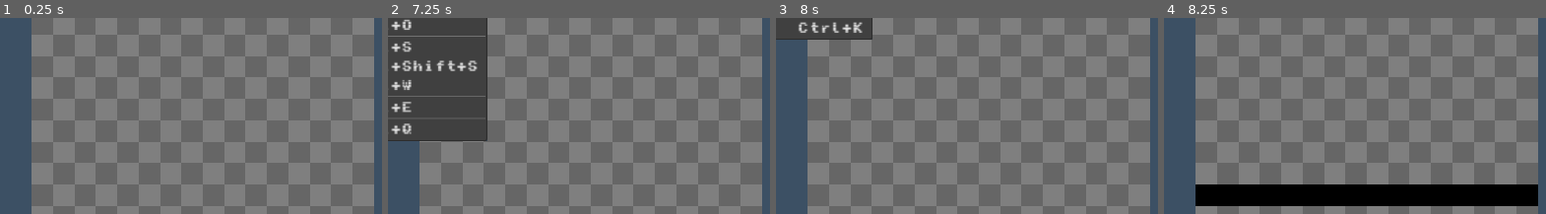
Above: before the commit, frames 1-4 (left to right).
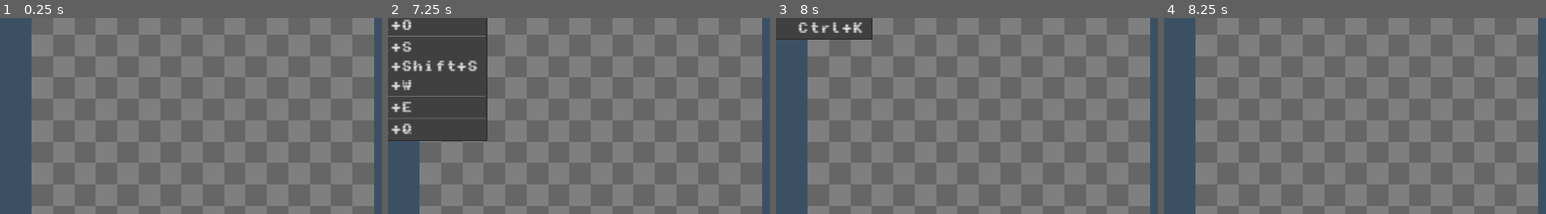
Above: after the commit, the same moments.

Repository: MaeschDEV/pix-mix
Game: Godot game, scene res://scenes/paint_window.tscn
Two runs of this game, one before a commit and one after it. Both use one fixed random seed, a clock stepped at 60 frames per second and the inputs below.
Inputs (mouse positions are % of the whole screen's width and height, from its top left):
- Up to frame 1 (0.25 s): no input
- Up to frame 2 (7.25 s): click (6, 18) at 0.5 s; click (6, 27) at 1.25 s; click (6, 36) at 2 s; click (6, 45) at 2.75 s; click (6, 54) at 3.5 s; click (6, 63) at 4.25 s; click "Swatches" at 5 s; click "Recent Colors" at 5.75 s; click "File" at 6.5 s
- Up to frame 3 (8 s): click "Edit" at 7.25 s
- Up to frame 4 (8.25 s): click (87, 57) at 8 s
The pictures show only the part of the screen within x 25-75%, y 13-62%; the shares and areas given below are measured in that part.

Frames 1-3 are identical in both runs. In frame 4, 9.9% of the frame differs, in the area x 8-98%, y 84-96%.

Commit message:
Added New File System

Diff:
--- a/scenes/Top Bar.tscn
+++ b/scenes/Top Bar.tscn
@@ -25,3 +25,77 @@
 [node name="Edit" type="MenuButton" parent="HBoxContainer"]
 layout_mode = 2
 text = "Edit "
+
+[node name="New Image" type="AcceptDialog" parent="."]
+title = "New Image"
+initial_position = 1
+size = Vector2i(250, 500)
+
+[node name="VBoxContainer" type="VBoxContainer" parent="New Image"]
+anchors_preset = 15
+anchor_right = 1.0
+anchor_bottom = 1.0
+offset_left = 8.0
+offset_top = 8.0
+offset_right = -8.0
+offset_bottom = -48.0
+grow_horizontal = 2
+grow_vertical = 2
+
+[node name="Label" type="Label" parent="New Image/VBoxContainer"]
+custom_minimum_size = Vector2(0, 30)
+layout_mode = 2
+text = "Size:"
+
+[node name="HBoxContainer" type="HBoxContainer" parent="New Image/VBoxContainer"]
+custom_minimum_size = Vector2(0, 30)
+layout_mode = 2
+
+[node name="Label" type="Label" parent="New Image/VBoxContainer/HBoxContainer"]
+layout_mode = 2
+text = "Width:"
+
+[node name="SpinBox" type="SpinBox" parent="New Image/VBoxContainer/HBoxContainer"]
+layout_mode = 2
+size_flags_horizontal = 3
+min_value = 1.0
+max_value = 256.0
+value = 16.0
+suffix = "px"
+
+[node name="HBoxContainer2" type="HBoxContainer" parent="New Image/VBoxContainer"]
+custom_minimum_size = Vector2(0, 30)
+layout_mode = 2
+
+[node name="Label" type="Label" parent="New Image/VBoxContainer/HBoxContainer2"]
+layout_mode = 2
+text = "Height:"
+
+[node name="SpinBox" type="SpinBox" parent="New Image/VBoxContainer/HBoxContainer2"]
+layout_mode = 2
+size_flags_horizontal = 3
+min_value = 1.0
+max_value = 256.0
+value = 16.0
+suffix = "px"
+
+[node name="HSeparator2" type="HSeparator" parent="New Image/VBoxContainer"]
+custom_minimum_size = Vector2(0, 30)
+layout_mode = 2
+
+[node name="Label2" type="Label" parent="New Image/VBoxContainer"]
+custom_minimum_size = Vector2(0, 30)
+layout_mode = 2
+text = "Background:"
+
+[node name="OptionButton" type="OptionButton" parent="New Image/VBoxContainer"]
+layout_mode = 2
+selected = 0
+item_count = 3
+popup/item_0/text = "Transparent"
+popup/item_1/text = "White"
+popup/item_1/id = 1
+popup/item_2/text = "Black"
+popup/item_2/id = 2
+
+[connection signal="confirmed" from="New Image" to="." method="_on_new_image_confirmed"]
--- a/scenes/paint_window.tscn
+++ b/scenes/paint_window.tscn
@@ -6,50 +6,6 @@
 
 [node name="Node2D" type="Node2D"]
 script = ExtResource("1_x5dld")
-
-[node name="Background" type="TextureRect" parent="."]
-texture_filter = 1
-anchors_preset = 8
-anchor_left = 0.5
-anchor_top = 0.5
-anchor_right = 0.5
-anchor_bottom = 0.5
-offset_left = 326.0
-offset_top = 74.0
-offset_right = 826.0
-offset_bottom = 574.0
-grow_horizontal = 2
-grow_vertical = 2
-
-[node name="Ebene1" type="TextureRect" parent="."]
-z_index = 1
-texture_filter = 1
-anchors_preset = 8
-anchor_left = 0.5
-anchor_top = 0.5
-anchor_right = 0.5
-anchor_bottom = 0.5
-offset_left = 326.0
-offset_top = 74.0
-offset_right = 826.0
-offset_bottom = 574.0
-grow_horizontal = 2
-grow_vertical = 2
-
-[node name="Preview" type="TextureRect" parent="."]
-z_index = 2
-texture_filter = 1
-anchors_preset = 8
-anchor_left = 0.5
-anchor_top = 0.5
-anchor_right = 0.5
-anchor_bottom = 0.5
-offset_left = 326.0
-offset_top = 74.0
-offset_right = 826.0
-offset_bottom = 574.0
-grow_horizontal = 2
-grow_vertical = 2
 
 [node name="Control" parent="." instance=ExtResource("2_fu0l6")]
 anchors_preset = 8
--- a/scripts/Global.gd
+++ b/scripts/Global.gd
@@ -7,6 +7,8 @@
 signal line
 signal rect
 
+signal newImage(size: Vector2)
+
 signal delete
 signal export(dir: String)
 
--- a/scripts/paint_window.gd
+++ b/scripts/paint_window.gd
@@ -6,25 +6,10 @@
 var size_x = 16
 var size_y = 16
 
-var background
-var ebeneOne
-var preview
-
-var backgroundImage = Image.create_empty(size_x, size_y, false, Image.FORMAT_RGBA8)
-var backgroundTexture = ImageTexture.create_from_image(backgroundImage)
-
-var image = Image.create_empty(size_x, size_y, false, Image.FORMAT_RGBA8)
-var texture = ImageTexture.create_from_image(image)
-
-var previewImage = Image.create_empty(size_x, size_y, false, Image.FORMAT_RGBA8)
-var previewTexture = ImageTexture.create_from_image(previewImage)
-
-var drawing = false
-var erasing = false
-var picking = false
-var filling = false
-var doing_a_line = false
-var doing_a_rect = false
+var layers: Array[TextureRect] = []
+var images: Array[Image] = []
+var textures: Array[ImageTexture]
+var layerAmount = 3
 
 var starting_point_exists = false
 var starting_point = Vector2(0, 0)
@@ -32,16 +17,23 @@
 var color = Color(0, 0, 0, 1)
 
 func _ready() -> void:
-	background = $Background
-	ebeneOne = $Ebene1
-	preview = $Preview
-
-	backgroundTexture = ImageTexture.create_from_image(backgroundImage)
-	texture = ImageTexture.create_from_image(image)
-	previewTexture = ImageTexture.create_from_image(previewImage)
-	background.texture = backgroundTexture
-	ebeneOne.texture = texture
-	preview.texture = previewTexture
+	for i in layerAmount:
+		var tex_rect = TextureRect.new()
+		tex_rect.texture_filter = CanvasItem.TEXTURE_FILTER_NEAREST
+		add_child(tex_rect)
+		layers.append(tex_rect)
+
+	for i in layerAmount:
+		var image = Image.create_empty(size_x, size_y, false, Image.FORMAT_RGBA8)
+		images.append(image)
+
+	for i in layerAmount:
+		var texture = ImageTexture.create_from_image(images[i])
+		textures.append(texture)
+
+	for i in layerAmount:
+		layers[i].texture = textures[i]
+
 	_setBackground()
 
 	Global.color_changed.connect(Callable(self, "_on_color_changed"))
@@ -52,6 +44,8 @@
 	Global.line.connect(Callable(self, "_on_line"))
 	Global.rect.connect(Callable(self, "_on_rect"))
 
+	Global.newImage.connect(Callable(self, "_on_new_image"))
+
 	Global.delete.connect(Callable(self, "_on_delete"))
 	Global.export.connect(Callable(self, "_on_export"))
 
@@ -59,197 +53,7 @@
 
 	Global.ui_scene.get_node("ColorPicker").color = Color(0, 0, 0, 1)
 
-func _input(event) -> void:
-	if event is InputEventMouseButton:
-		if event.button_index == MOUSE_BUTTON_LEFT:
-			if (current_state == STATE.DRAW):
-				drawing = event.pressed
-				erasing = false
-				picking = false
-				filling = false
-				doing_a_line = false
-				doing_a_rect = false
-			elif (current_state == STATE.ERASE):
-				erasing = event.pressed
-				drawing = false
-				picking = false
-				filling = false
-				doing_a_line = false
-				doing_a_rect = false
-			elif (current_state == STATE.PICKING):
-				picking = event.pressed
-				drawing = false
-				erasing = false
-				filling = false
-				doing_a_line = false
-				doing_a_rect = false
-			elif (current_state == STATE.FILL):
-				filling = event.pressed
-				drawing = false
-				erasing = false
-				picking = false
-				doing_a_line = false
-				doing_a_rect = false
-			elif (current_state == STATE.LINE):
-				doing_a_line = event.pressed
-				erasing = false
-				drawing = false
-				picking = false
-				filling = false
-				doing_a_rect = false
-			elif (current_state == STATE.RECT):
-				doing_a_rect = event.pressed
-				drawing = false
-				erasing = false
-				picking = false
-				filling = false
-				doing_a_line = false
-			else:
-				drawing = false
-				erasing = false
-				picking = false
-				filling = false
-				doing_a_line = false
-				doing_a_rect = false
-
-		elif event.button_index == MOUSE_BUTTON_RIGHT:
-			if (current_state == STATE.DRAW):
-				erasing = event.pressed
-				drawing = false
-				picking = false
-				filling = false
-				doing_a_line = false
-				doing_a_rect = false
-			else:
-				drawing = false
-				erasing = false
-				picking = false
-				filling = false
-				doing_a_line = false
-				doing_a_rect = false
-
-	if drawing:
-		var mouse_pos = get_global_mouse_position() - ebeneOne.global_position
-
-		var scale_x = size_x / ebeneOne.size.x
-		var scale_y = size_y / ebeneOne.size.y
-
-		var x = int(mouse_pos.x * scale_x)
-		var y = int(mouse_pos.y * scale_y)
-
-		if x >= 0 and x < size_x and y >= 0 and y < size_y:
-			image.set_pixel(x, y, color)
-			texture.update(image)
-
-	if erasing:
-		var mouse_pos = get_global_mouse_position() - ebeneOne.global_position
-
-		var scale_x = size_x / ebeneOne.size.x
-		var scale_y = size_y / ebeneOne.size.y
-
-		var x = int(mouse_pos.x * scale_x)
-		var y = int(mouse_pos.y * scale_y)
-
-		if x >= 0 and x < size_x and y >= 0 and y < size_y:
-			image.set_pixel(x, y, Color(0, 0, 0, 0))
-			texture.update(image)
-
-	if picking:
-		var mouse_pos = get_global_mouse_position() - ebeneOne.global_position
-
-		var scale_x = size_x / ebeneOne.size.x
-		var scale_y = size_y / ebeneOne.size.y
-
-		var x = int(mouse_pos.x * scale_x)
-		var y = int(mouse_pos.y * scale_y)
-
-		if x >= 0 and x < size_x and y >= 0 and y < size_y:
-			var pixel = image.get_pixel(x, y)
-
-			Global.ui_scene.get_node("ColorPicker").color = pixel
-
-			color = pixel
-
-	if filling:
-		var mouse_pos = get_global_mouse_position() - ebeneOne.global_position
-
-		var scale_x = size_x / ebeneOne.size.x
-		var scale_y = size_y / ebeneOne.size.y
-
-		var x = int(mouse_pos.x * scale_x)
-		var y = int(mouse_pos.y * scale_y)
-
-		if x >= 0 and x < size_x and y >= 0 and y < size_y:
-			var target_color = image.get_pixel(x, y)
-
-			image.set_pixel(x, y, color)
-
-			var comparisonColor = image.get_pixel(x, y)
-
-			if (!target_color.is_equal_approx(comparisonColor)):
-				print("Not the same!")
-				image.set_pixel(x, y, target_color)
-				_flood_fill(x, y, target_color, color)
-			else:
-				image.set_pixel(x, y, target_color)
-
-	if doing_a_line:
-		var mouse_pos = get_global_mouse_position() - ebeneOne.global_position
-
-		var scale_x = size_x / ebeneOne.size.x
-		var scale_y = size_y / ebeneOne.size.y
-
-		var x = int(mouse_pos.x * scale_x)
-		var y = int(mouse_pos.y * scale_y)
-
-		if (!starting_point_exists):
-			starting_point = Vector2(x, y)
-			starting_point_exists = true
-
-		_create_line(starting_point.x, starting_point.y, x, y, color, true)
-
-	if (!doing_a_line and current_state == STATE.LINE):
-		starting_point_exists = false
-		for x in size_x:
-			for y in size_y:
-				var preview_pixel = previewImage.get_pixel(x, y)
-				if (preview_pixel.a8 != 0):
-					image.set_pixel(x, y, preview_pixel)
-
-		previewImage.fill(Color(0, 0, 0, 0))
-		previewTexture.update(previewImage)
-		preview.texture = previewTexture
-		texture.update(image)
-		ebeneOne.texture = texture
-
-	if doing_a_rect:
-		var mouse_pos = get_global_mouse_position() - ebeneOne.global_position
-
-		var scale_x = size_x / ebeneOne.size.x
-		var scale_y = size_y / ebeneOne.size.y
-
-		var x = int(mouse_pos.x * scale_x)
-		var y = int(mouse_pos.y * scale_y)
-
-		if (!starting_point_exists):
-			starting_point = Vector2(x, y)
-			starting_point_exists = true
-
-		_create_rect(starting_point.x, starting_point.y, x, y, color)
-
-	if (!doing_a_rect and current_state == STATE.RECT):
-		starting_point_exists = false
-		for x in size_x:
-			for y in size_y:
-				var preview_pixel = previewImage.get_pixel(x, y)
-				if (preview_pixel.a8 != 0):
-					image.set_pixel(x, y, preview_pixel)
-
-		previewImage.fill(Color(0, 0, 0, 0))
-		previewTexture.update(previewImage)
-		preview.texture = previewTexture
-		texture.update(image)
-		ebeneOne.texture = texture
+
 
 func _setBackground() -> void:
 	var useLightGrey = true
@@ -262,16 +66,138 @@
 			useLightGrey = !useLightGrey
 
 			if useLightGrey:
-				backgroundImage.set_pixel(x, y, lightGrey)
+				images[0].set_pixel(x, y, lightGrey)
 			else:
-				backgroundImage.set_pixel(x, y, darkGrey)
-
-	backgroundTexture.update(backgroundImage)
-	background.texture = backgroundTexture
-	texture.update(image)
+				images[0].set_pixel(x, y, darkGrey)
+
+	textures[0].update(images[0])
+	layers[0].texture = textures[0]
 
 func _process(delta: float) -> void:
 	_resizeCanvas()
+
+	if Input.is_mouse_button_pressed(MOUSE_BUTTON_LEFT) and current_state == STATE.DRAW:
+		var mouse_pos = get_global_mouse_position() - layers[1].global_position
+
+		var scale_x = size_x / layers[1].size.x
+		var scale_y = size_y / layers[1].size.y
+
+		var x = int(mouse_pos.x * scale_x)
+		var y = int(mouse_pos.y * scale_y)
+
+		if x >= 0 and x < size_x and y >= 0 and y < size_y:
+			images[1].set_pixel(x, y, color)
+			textures[1].update(images[1])
+
+	if Input.is_mouse_button_pressed(MOUSE_BUTTON_LEFT) and current_state == STATE.ERASE or Input.is_mouse_button_pressed(MOUSE_BUTTON_RIGHT) and current_state == STATE.DRAW:
+		var mouse_pos = get_global_mouse_position() - layers[1].global_position
+
+		var scale_x = size_x / layers[1].size.x
+		var scale_y = size_y / layers[1].size.y
+
+		var x = int(mouse_pos.x * scale_x)
+		var y = int(mouse_pos.y * scale_y)
+
+		if x >= 0 and x < size_x and y >= 0 and y < size_y:
+			images[1].set_pixel(x, y, Color(0, 0, 0, 0))
+			textures[1].update(images[1])
+
+	if Input.is_mouse_button_pressed(MOUSE_BUTTON_LEFT) and current_state == STATE.PICKING:
+		var mouse_pos = get_global_mouse_position() - layers[1].global_position
+
+		var scale_x = size_x / layers[1].size.x
+		var scale_y = size_y / layers[1].size.y
+
+		var x = int(mouse_pos.x * scale_x)
+		var y = int(mouse_pos.y * scale_y)
+
+		if x >= 0 and x < size_x and y >= 0 and y < size_y:
+			var pixel = images[1].get_pixel(x, y)
+
+			Global.ui_scene.get_node("ColorPicker").color = pixel
+
+			color = pixel
+
+	if Input.is_mouse_button_pressed(MOUSE_BUTTON_LEFT) and current_state == STATE.FILL:
+		var mouse_pos = get_global_mouse_position() - layers[1].global_position
+
+		var scale_x = size_x / layers[1].size.x
+		var scale_y = size_y / layers[1].size.y
+
+		var x = int(mouse_pos.x * scale_x)
+		var y = int(mouse_pos.y * scale_y)
+
+		if x >= 0 and x < size_x and y >= 0 and y < size_y:
+			var target_color = images[1].get_pixel(x, y)
+
+			images[1].set_pixel(x, y, color)
+
+			var comparisonColor = images[1].get_pixel(x, y)
+
+			if (!target_color.is_equal_approx(comparisonColor)):
+				print("Not the same!")
+				images[1].set_pixel(x, y, target_color)
+				_flood_fill(x, y, target_color, color)
+			else:
+				images[1].set_pixel(x, y, target_color)
+
+	if Input.is_mouse_button_pressed(MOUSE_BUTTON_LEFT) and current_state == STATE.LINE:
+		var mouse_pos = get_global_mouse_position() - layers[1].global_position
+
+		var scale_x = size_x / layers[1].size.x
+		var scale_y = size_y / layers[1].size.y
+
+		var x = int(mouse_pos.x * scale_x)
+		var y = int(mouse_pos.y * scale_y)
+
+		if (!starting_point_exists):
+			starting_point = Vector2(x, y)
+			starting_point_exists = true
+
+		_create_line(starting_point.x, starting_point.y, x, y, color, true)
+
+	if !Input.is_mouse_button_pressed(MOUSE_BUTTON_LEFT) and current_state == STATE.LINE:
+		starting_point_exists = false
+		for x in size_x:
+			for y in size_y:
+				var preview_pixel = images[2].get_pixel(x, y)
+				if (preview_pixel.a8 != 0):
+					images[1].set_pixel(x, y, preview_pixel)
+
+		images[2].fill(Color(0, 0, 0, 0))
+		textures[2].update(images[2])
+		layers[2].texture = textures[2]
+		textures[1].update(images[1])
+		layers[1].texture = textures[1]
+
+	if Input.is_mouse_button_pressed(MOUSE_BUTTON_LEFT) and current_state == STATE.RECT:
+		var mouse_pos = get_global_mouse_position() - layers[1].global_position
+
+		var scale_x = size_x / layers[1].size.x
+		var scale_y = size_y / layers[1].size.y
+
+		var x = int(mouse_pos.x * scale_x)
+		var y = int(mouse_pos.y * scale_y)
+
+		if (!starting_point_exists):
+			starting_point = Vector2(x, y)
+			starting_point_exists = true
+
+		_create_rect(starting_point.x, starting_point.y, x, y, color)
+
+	if !Input.is_mouse_button_pressed(MOUSE_BUTTON_LEFT) and current_state == STATE.RECT:
+		starting_point_exists = false
+		for x in size_x:
+			for y in size_y:
+				var preview_pixel = images[2].get_pixel(x, y)
+				if (preview_pixel.a8 != 0):
+					images[1].set_pixel(x, y, preview_pixel)
+
+		images[2].fill(Color(0, 0, 0, 0))
+		textures[2].update(images[2])
+		layers[2].texture = textures[2]
+		textures[1].update(images[1])
+		layers[1].texture = textures[1]
 
 func _resizeCanvas() -> void:
 	var screen_size = get_viewport_rect().size
@@ -281,25 +207,25 @@
 
 	var new_size = Vector2(500, 500) * scale_factor
 
-	background.size = new_size
-	ebeneOne.size = new_size
-	preview.size = new_size
-
-	background.position = (screen_size - new_size) / 2
-	ebeneOne.position = (screen_size - new_size) / 2
-	preview.position = (screen_size - new_size) / 2
+	layers[0].size = new_size
+	layers[1].size = new_size
+	layers[2].size = new_size
+
+	layers[0].position = (screen_size - new_size) / 2
+	layers[1].position = (screen_size - new_size) / 2
+	layers[2].position = (screen_size - new_size) / 2
 
 func _flood_fill(x: int, y: int, target_color: Color, fill_color: Color) -> void:
 	if (x < 0 or x >= size_x or y < 0 or y >= size_y):
 		return
 
-	var current_color = image.get_pixel(x, y)
+	var current_color = images[1].get_pixel(x, y)
 
 	if (current_color != target_color or current_color == fill_color):
 		return
 
-	image.set_pixel(x, y, fill_color)
-	texture.update(image)
+	images[1].set_pixel(x, y, fill_color)
+	textures[1].update(images[1])
 
 	if (size_x <= 32):
 		await get_tree().create_timer(0.01).timeout
@@ -313,7 +239,7 @@
 
 func _create_line(x0: int, y0: int, x1: int, y1: int, color: Color, delete: bool) -> void:
 	if delete:
-		previewImage.fill(Color(0, 0, 0, 0))
+		images[2].fill(Color(0, 0, 0, 0))
 
 	var dx = abs(x1 - x0)				# Abstand zwischen x0 und x1
 	var dy = abs(y1 - y0)				# Abstand zwischen y0 und y1
@@ -323,9 +249,9 @@
 
 	while true:
 		if (x0 >= 0 and x0 < size_x and y0 >= 0 and y0 < size_y):
-			previewImage.set_pixel(x0, y0, color)
-			previewTexture.update(previewImage)
-			preview.texture = previewTexture
+			images[2].set_pixel(x0, y0, color)
+			textures[2].update(images[2])
+			layers[2].texture = textures[2]
 
 		if (x0 == x1 and y0 == y1):
 			break
@@ -339,7 +265,7 @@
 			y0 += sy
 
 func _create_rect(x0: int, y0: int, x1: int, y1: int, color: Color) -> void:
-	previewImage.fill(Color(0, 0, 0, 0))
+	images[2].fill(Color(0, 0, 0, 0))
 
 	_create_line(x0, y0, x1, y0, color, false)
 	_create_line(x1, y0, x1, y1, color, false)
@@ -367,12 +293,39 @@
 func _on_rect():
 	current_state = STATE.RECT
 
+func _on_new_image(size: Vector2):
+	size_x = size.x
+	size_y = size.y
+
+	layers.clear()
+	images.clear()
+	textures.clear()
+
+	for i in layerAmount:
+		var tex_rect = TextureRect.new()
+		tex_rect.texture_filter = CanvasItem.TEXTURE_FILTER_NEAREST
+		add_child(tex_rect)
+		layers.append(tex_rect)
+
+	for i in layerAmount:
+		var image = Image.create_empty(size_x, size_y, false, Image.FORMAT_RGBA8)
+		images.append(image)
+
+	for i in layerAmount:
+		var texture = ImageTexture.create_from_image(images[i])
+		textures.append(texture)
+
+	for i in layerAmount:
+		layers[i].texture = textures[i]
+
+	_setBackground()
+
 func _on_delete():
 	print("Deleted!")
-	image.fill(Color(0, 0, 0, 0))
-	texture.update(image)
-	ebeneOne.texture = texture
+	images[1].fill(Color(0, 0, 0, 0))
+	textures[1].update(images[1])
+	layers[1].texture = textures[1]
 
 func _on_export(dir: String):
 	print("Exported!")
-	image.save_png(dir)
+	images[1].save_png(dir)
--- a/scripts/top_bar.gd
+++ b/scripts/top_bar.gd
@@ -50,7 +50,7 @@
 
 func _on_file_item_selected(id):
 	match id:
-		0: print("New file")
+		0: _new_file()
 		1: print("Open file")
 		2: print("Save file")
 		3: print("Save file as")
@@ -94,3 +94,12 @@
 
 func _on_exported(dir: String):
 	Global.export.emit(dir)
+
+func _new_file():
+	$"New Image".show()
+
+func _on_new_image_confirmed() -> void:
+	var x = $"New Image/VBoxContainer/HBoxContainer/SpinBox".value
+	var y = $"New Image/VBoxContainer/HBoxContainer2/SpinBox".value
+	Global.newImage.emit(Vector2(x, y))
+	$"New Image".hide()
